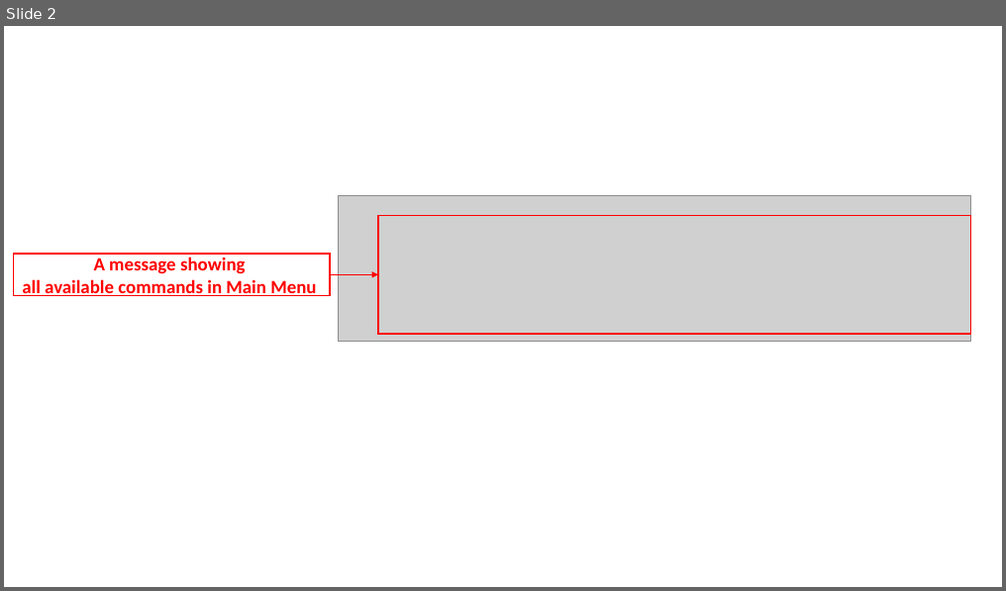
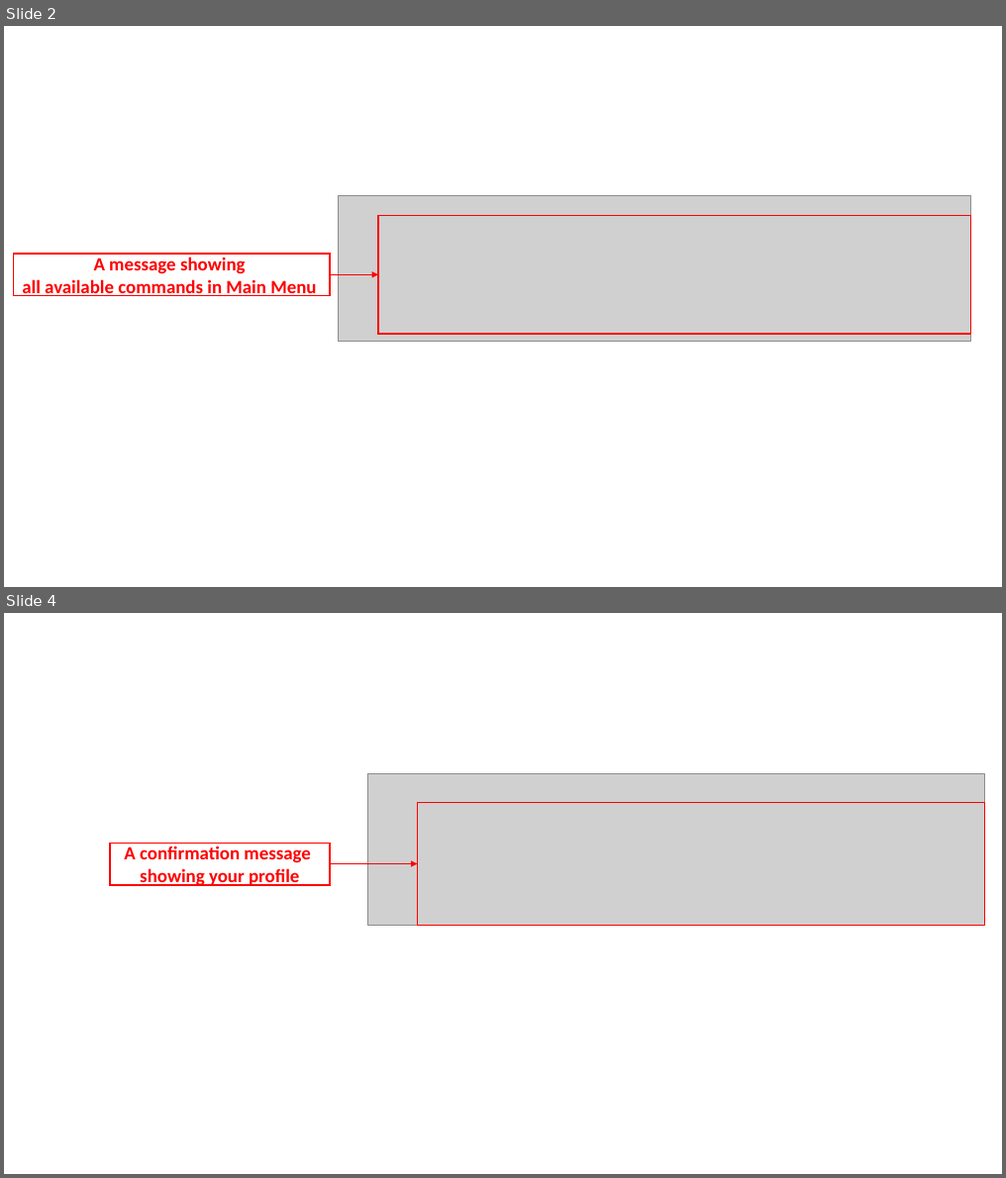
Before and after one commit to zsk612/tp, a slide deck: docs/pictures/screenshots-labelling-template.pptx. Shown one above the other, each under a label of ours: slide 2 before the commit, slides 2 and 4 after it; the slides between them are not shown. The pictures are 1006x591 and 1006x1178 pixels, drawn with LibreOffice and Linux fonts; fonts in the diff are those of the drawing; grey boxes stand for pictures. Boxes give left, top, right and bottom in pixels: in the first picture for what was removed or moved away, otherwise in the second. Text is boxed around its words. In the diff, an @@ line names an element or a change of style, - is before the commit and + after.

Commit message:
Update example in Main Menu and Profile Menu

```diff
--- a/docs/pictures/screenshots-labelling-template.pptx
+++ b/docs/pictures/screenshots-labelling-template.pptx
@@ slide 4 added at <box>4,613,1002,1174</box>, background #FFFFFF @@
@@ picture added at <box>368,774,985,925</box> @@
@@ rectangle added at <box>417,802,985,925</box>, outline #FF0000 1.5 pt @@
@@ rectangle added at <box>110,843,330,884</box>, outline #FF0000 1.5 pt, 18 pt, text #FF0000, bold @@
+A confirmation message
+showing your profile
@@ elbow arrow added from (330, 864) to (417, 863), #FF0000 1.5 pt @@
```
Also in this commit, not shown: 1 other slide added, 4 other files.
